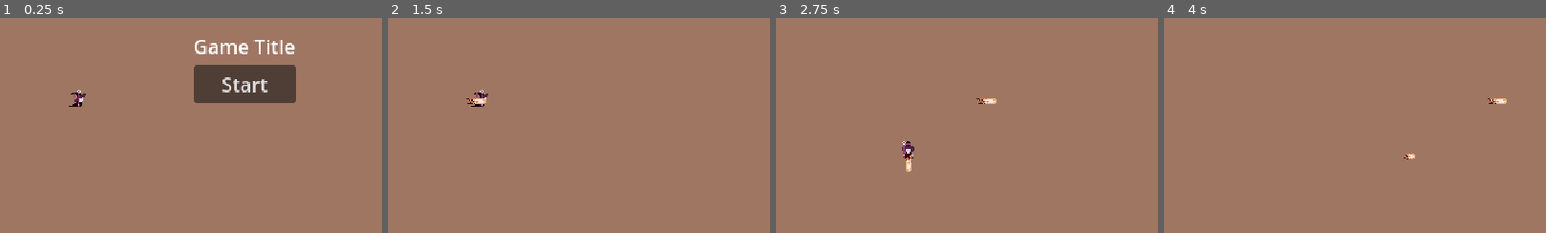
Above: before the commit, frames 1-4 (left to right).
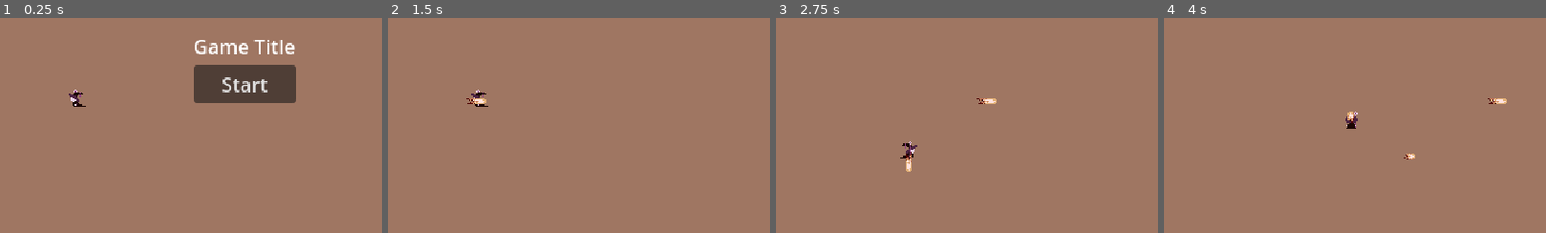
Above: after the commit, the same moments.

Repository: DanWaywell/collab_jam_game
Game: Godot game, scene res://game.tscn
Two runs of this game, one before a commit and one after it. Both use one fixed random seed, a clock stepped at 60 frames per second and the inputs below.
Inputs (mouse positions are % of the whole screen's width and height, from its top left):
- Up to frame 1 (0.25 s): no input
- Up to frame 2 (1.5 s): click "Start" at 0.5 s; tap Enter at 1.25 s; move the mouse to (72, 45) at 1.27 s; hold D (move_right) from 1.28 s (still down); tap Space (action_1) at 1.35 s
- Up to frame 3 (2.75 s): move the mouse to (30, 55) at 2.02 s; release D (move_right) at 2.03 s; hold S (move_down) from 2.03 s (still down); tap Space (action_1) at 2.1 s
- Up to frame 4 (4 s): move the mouse to (60, 28) at 2.77 s; release S (move_down) at 2.78 s; hold D (move_right) 2.78-3.53 s; tap Space (action_1) at 2.85, 3.6 s; move the mouse to (45, 70) at 3.52 s; hold W (move_up) from 3.53 s (still down)
The pictures show only the part of the screen within x 18-68%, y 39-88%; the shares and areas given below are measured in that part.

The runs differ from the first frame. In frame 1, 0.2% of the frame differs, in the area x 18-23%, y 33-42%; in frame 2, 0.1%; in frame 3, 0.2%; in frame 4, 0.2%.

Commit message:
change speed constant to variable

Diff:
--- a/src/character/character.gd
+++ b/src/character/character.gd
@@ -1,14 +1,16 @@
 extends CharacterBody2D
 
-const SPEED = 60.0
-const ACCELERATION = 10.0
-const DECELERATION = 20.0
+var speed = 60.0
+#const ACCELERATION = 10.0
+#const DECELERATION = 20.0
 
 const PROJECTILE = preload("res://projectile/projectile.tscn")
 
 var direction_facing = Vector2.RIGHT
 
 var health = 3
+
+@onready var sprite = $Sprite2D
 
 func _physics_process(delta: float) -> void:
 	var input_direction = Input.get_vector("move_left", "move_right", "move_up", "move_down")
@@ -17,9 +19,9 @@
 
 	# Movement x y
 	if move_direction:
-		velocity = move_direction * SPEED
-		#velocity.x = move_toward(velocity.x, move_direction.x * SPEED * input_direction.length(), ACCELERATION)
-		#velocity.y = move_toward(velocity.y, move_direction.y * SPEED * input_direction.length(), ACCELERATION)
+		velocity = move_direction * speed
+		#velocity.x = move_toward(velocity.x, move_direction.x * speed * input_direction.length(), ACCELERATION)
+		#velocity.y = move_toward(velocity.y, move_direction.y * speed * input_direction.length(), ACCELERATION)
 	else:
 		velocity = Vector2.ZERO
 		#velocity.x = move_toward(velocity.x, 0, DECELERATION)
@@ -27,7 +29,7 @@
 
 	move_and_slide()
 
-	set_cardinal_direction(input_direction)
+	set_direction_facing(input_direction)
 	set_sprite()
 	check_health()
 
@@ -42,7 +44,7 @@
 	add_sibling(new_projectile)
 
 
-func set_cardinal_direction(vec2):
+func set_direction_facing(vec2):
 	if vec2 != Vector2.ZERO:
 		if abs(vec2.x) > abs(vec2.y):
 			if vec2.x > 0:
@@ -57,15 +59,14 @@
 
 
 func set_sprite():
-	var sprite = $Sprite2D
 	if direction_facing == Vector2.UP:
 		sprite.frame = 0
 	elif direction_facing == Vector2.RIGHT:
+		sprite.frame = 3
+	elif direction_facing == Vector2.DOWN:
 		sprite.frame = 1
-	elif direction_facing == Vector2.DOWN:
+	elif direction_facing == Vector2.LEFT:
 		sprite.frame = 2
-	elif direction_facing == Vector2.LEFT:
-		sprite.frame = 3
 	else:
 		pass
 
--- a/src/character/character.tscn
+++ b/src/character/character.tscn
@@ -21,6 +21,7 @@
 stream_2/stream = ExtResource("5_o6jyn")
 
 [node name="Character" type="CharacterBody2D"]
+collision_layer = 2
 motion_mode = 1
 script = ExtResource("1_1l1n4")
 
